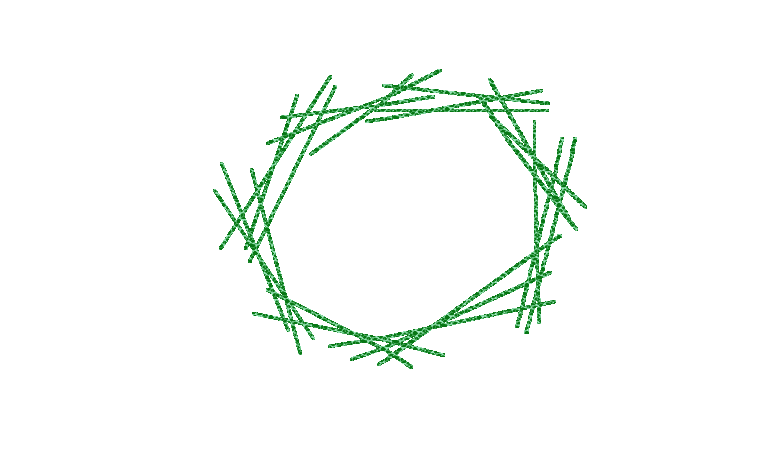
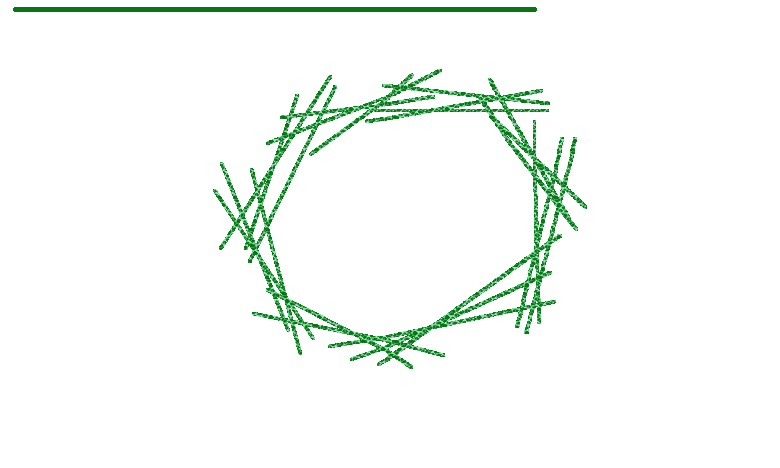
The second 780 × 468 image is a revision of the first. Changes to its layers:
added layer "Línea 1" above "Capa 3" over [13, 7, 537, 12]
